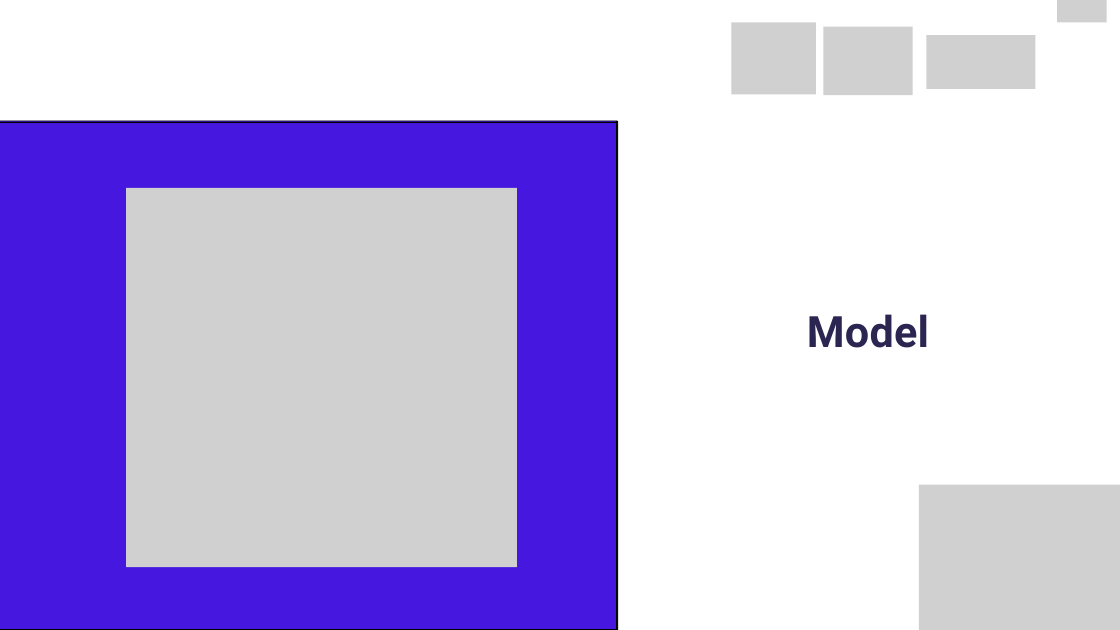
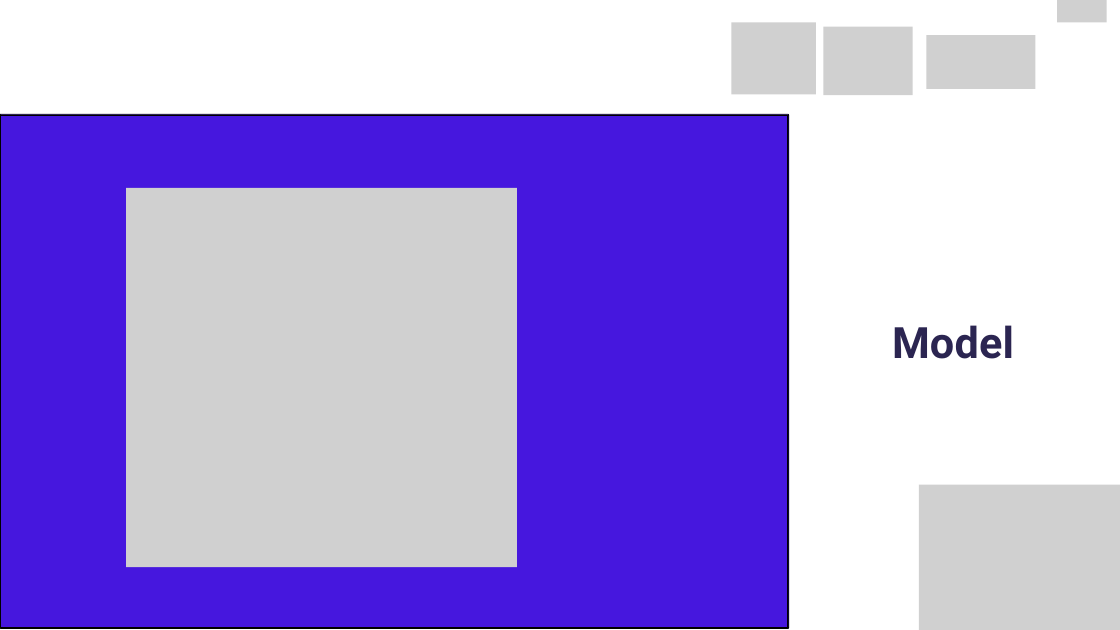
Before and after one commit to edasaruhan/FTL_Myanmar_Gr12, a slide deck: slide 9 of Final Presentation/Frontier_Tech_Leaders_ Programme_Capstone_Group12.pptx.pptx. Drawn at 1120x630 pixels with LibreOffice and Linux fonts; fonts in the diff are those of the drawing; grey boxes stand for pictures. Boxes give left, top, right and bottom in pixels: in the first picture for what was removed or moved away, otherwise in the second. Text is boxed around its words. In the diff, an @@ line names an element or a change of style, - is before the commit and + after.

```diff
--- a/Final Presentation/Frontier_Tech_Leaders_ Programme_Capstone_Group12.pptx.pptx
+++ b/Final Presentation/Frontier_Tech_Leaders_ Programme_Capstone_Group12.pptx.pptx
@@ freeform shape: place and size @@
-freeform shape at [0, 121, 618, 630]
+freeform shape at [0, 114, 788, 628]
@@ freeform shape: place and size @@
-freeform shape at [0, 122, 617, 630]
+freeform shape at [1, 115, 788, 628]
@@ text "Model": place and size @@
-text "Model" at [807, 314, 929, 348]
+text "Model" at [892, 325, 1014, 359]
```
Also in this commit, not shown: 17 other slides changed, 1 other file.
